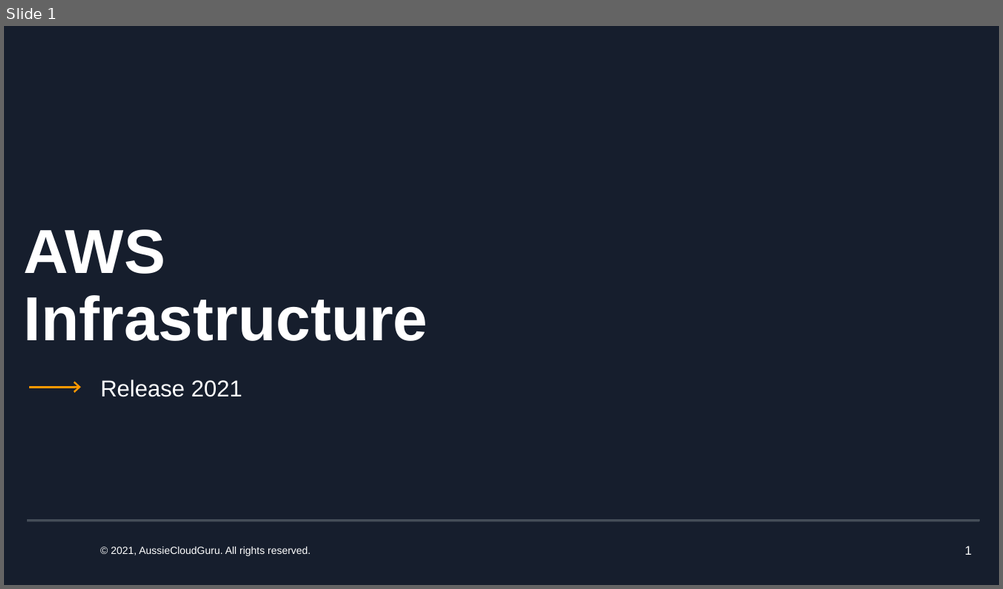
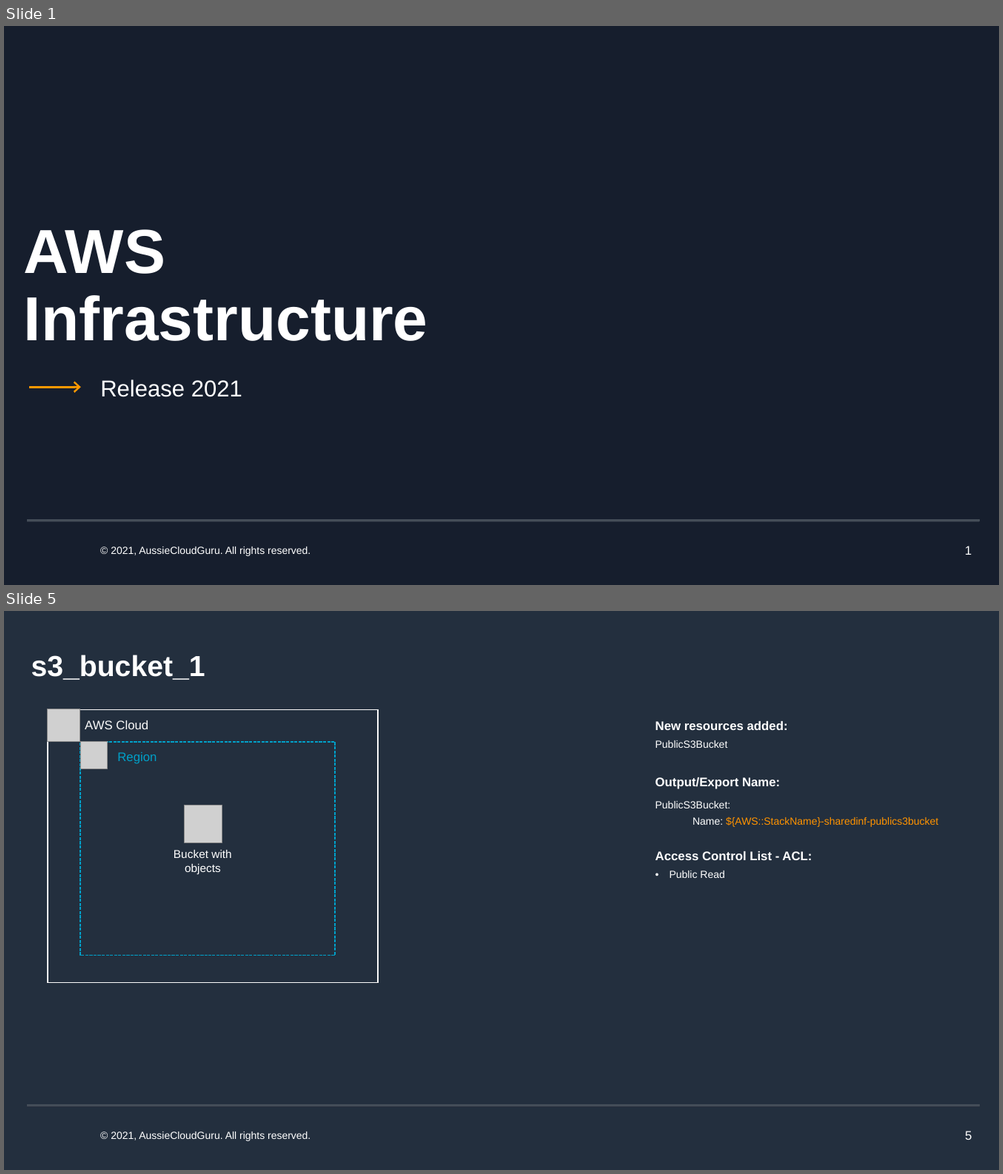
Before and after one commit to andy-pham-aussiecloudguru/myCloudFormation, a slide deck: Infrastructure/Network_Architect.pptx. Shown one above the other, each under a label of ours: slide 1 before the commit, slides 1 and 5 after it; the slides between them are not shown. The pictures are 1003x589 and 1003x1174 pixels, drawn with LibreOffice and Linux fonts; fonts in the diff are those of the drawing; grey boxes stand for pictures; background and template pictures are left out. Boxes give left, top, right and bottom in pixels: in the first picture for what was removed or moved away, otherwise in the second. Text is boxed around its words. In the diff, an @@ line names an element or a change of style, - is before the commit and + after.

Commit message:
Added S3 bucket template

```diff
--- a/Infrastructure/Network_Architect.pptx
+++ b/Infrastructure/Network_Architect.pptx
@@ slide 5 added at [4,611,999,1170], background #232F3E; not listed: 2 template elements that a slide beside it also shows @@
@@ title added at [31,655,205,680], 28 pt, text #FFFFFF, bold @@
+s3_bucket_1
@@ rectangle added at [47,709,378,983], outline #FAFAFA 1 pt, 12 pt, text #FAFAFA @@
+AWS Cloud
@@ picture added at [47,709,80,742] @@
@@ text added at [655,721,938,878], 10 pt, text #FFFFFF @@
+New resources added:
+PublicS3Bucket
+Output/Export Name:
+PublicS3Bucket:
+  Name: ${AWS::StackName}-sharedinf-publics3bucket
+Access Control List - ACL:
+• Public Read
@@ rectangle added at [80,742,335,957], outline #00A0C8 1 pt dashed, 12 pt, text #00A0C8 @@
+Region
@@ picture added at [80,741,107,769] @@
@@ picture added at [185,806,222,843] @@
@@ text added at [173,850,231,874], 11 pt, text #FFFFFF @@
+Bucket with
+objects
@@ text added at [111,1132,310,1142], 10 pt, text #FFFFFF @@
+© 2021, AussieCloudGuru. All rights reserved.
@@ page number added at [965,1131,971,1140], 12 pt, text #FFFFFF @@
+5
```
Also in this commit, not shown: 2 slides changed, 1 other slide added.
